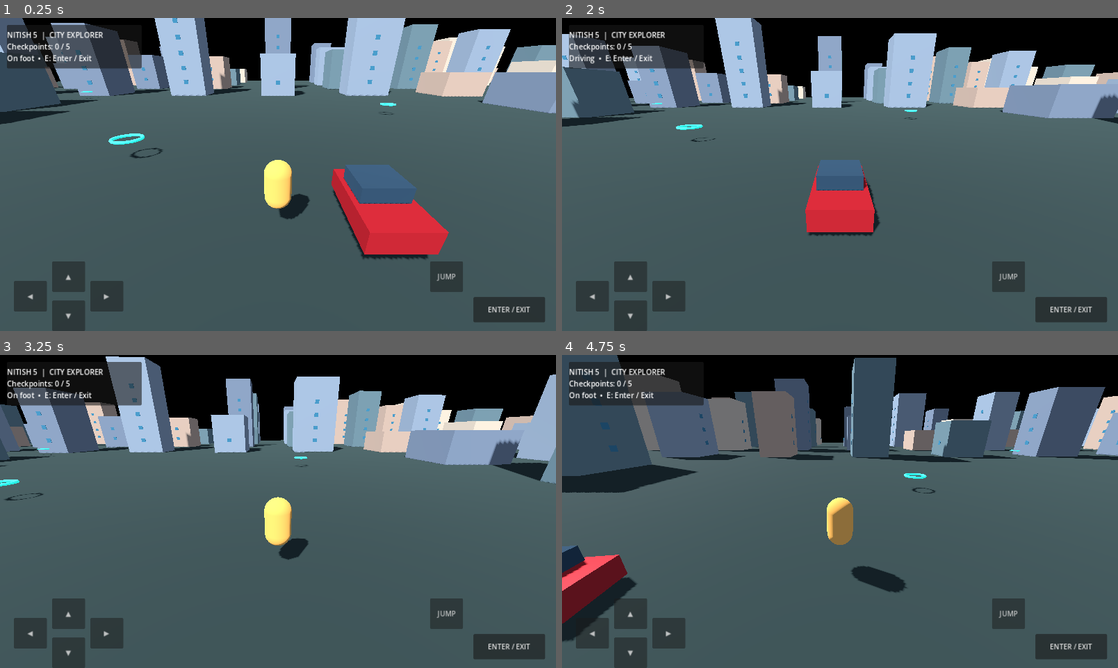
Above: before the commit, frames 1-4 (two rows, left to right).
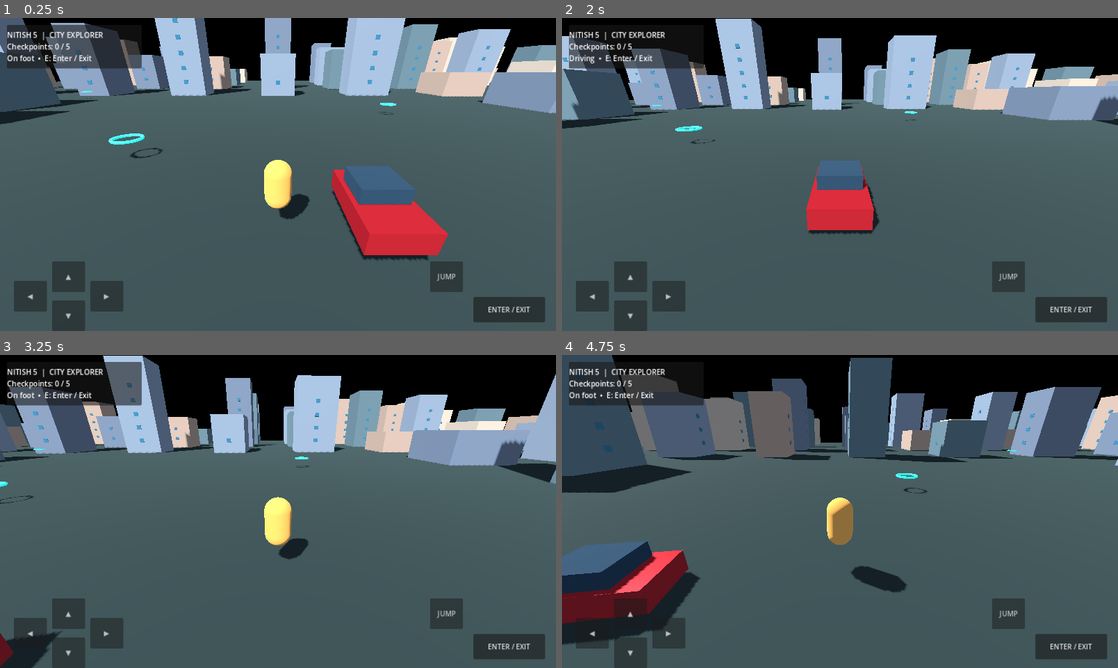
Above: after the commit, the same moments.

Repository: nitishratre45/nitish-5
Game: Godot game, scene res://main.tscn
Two runs of this game, one before a commit and one after it. Both use one fixed random seed, a clock stepped at 60 frames per second and the inputs below.
Inputs:
- Up to frame 1 (0.25 s): no input
- Up to frame 2 (2 s): hold D (move_right) 0.53-1.28 s; tap E (interact) at 0.6 s; tap Space (jump) at 0.77, 1.52 s; hold S (move_back) from 1.28 s (still down); tap Shift (sprint) at 1.35 s
- Up to frame 3 (3.25 s): release S (move_back) at 2.03 s; hold D (move_right) 2.03-2.78 s; tap E (interact) at 2.1 s; hold W (move_forward) from 2.78 s (still down); tap Shift (sprint) at 2.85 s; tap Space (jump) at 3.02 s
- Up to frame 4 (4.75 s): release W (move_forward) at 3.53 s; hold A (move_left) from 3.53 s (still down); tap E (interact) at 3.6 s; tap Space (jump) at 3.77, 4.52 s; tap Shift (sprint) at 4.35 s

The runs differ from the first frame. In frame 1, 0.3% of the frame differs, in the area x 59-81%, y 46-78%; in frame 2, 2.8%; in frame 3, 3.1%; in frame 4, 8.8%, in the area x 0-100%, y 0-93%.

Commit message:
Improve NITISH 5 gameplay and Android build: scripts/car.gd

Diff:
--- a/scripts/car.gd
+++ b/scripts/car.gd
@@ -1,23 +1,34 @@
 extends CharacterBody3D
 
 const ACCELERATION := 17.0
-const MAX_SPEED := 24.0
-const TURN_SPEED := 1.8
+const MAX_SPEED := 25.0
+const REVERSE_SPEED := 9.0
+const TURN_SPEED := 1.9
+const BRAKE_STRENGTH := 26.0
+
 var speed := 0.0
 var move_input := Vector2.ZERO
+var handbrake := false
 
 func set_controls(value: Vector2) -> void:
     move_input = value
 
 func _physics_process(delta: float) -> void:
     var throttle := -move_input.y
-    speed = move_toward(speed, throttle * MAX_SPEED, ACCELERATION * delta)
-    if abs(speed) > 0.4:
+    var target_speed := MAX_SPEED if throttle > 0.0 else REVERSE_SPEED
+    speed = move_toward(speed, throttle * target_speed, ACCELERATION * delta)
+
+    if Input.is_action_pressed("brake"):
+        speed = move_toward(speed, 0.0, BRAKE_STRENGTH * delta)
+
+    if abs(speed) > 0.35:
         rotate_y(-move_input.x * TURN_SPEED * delta * sign(speed))
+
     var forward := -global_transform.basis.z
     velocity.x = forward.x * speed
     velocity.z = forward.z * speed
-    velocity.y = -0.8
+    velocity.y = -1.0
     move_and_slide()
+
     if is_on_wall():
-        speed *= 0.35
+        speed *= 0.3
